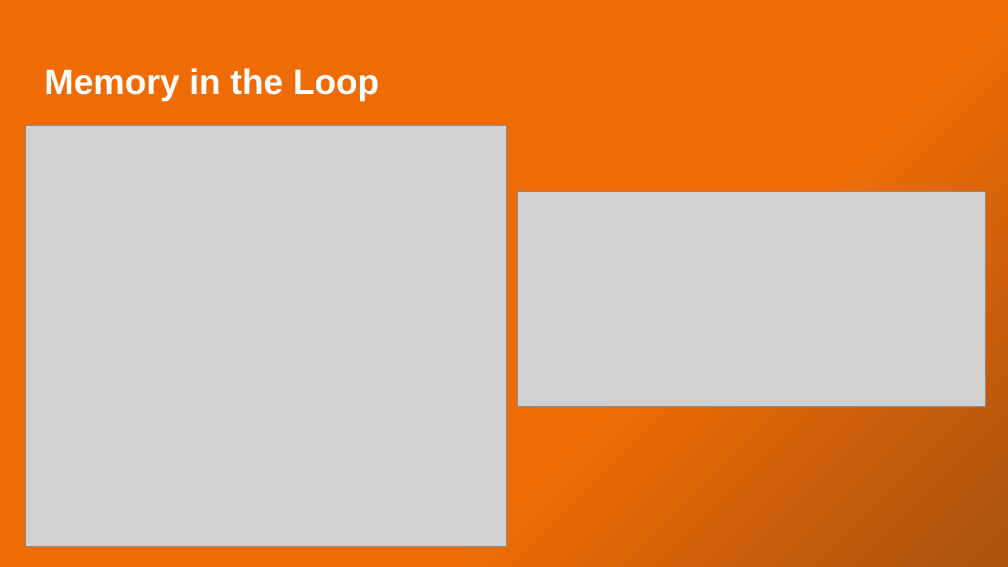
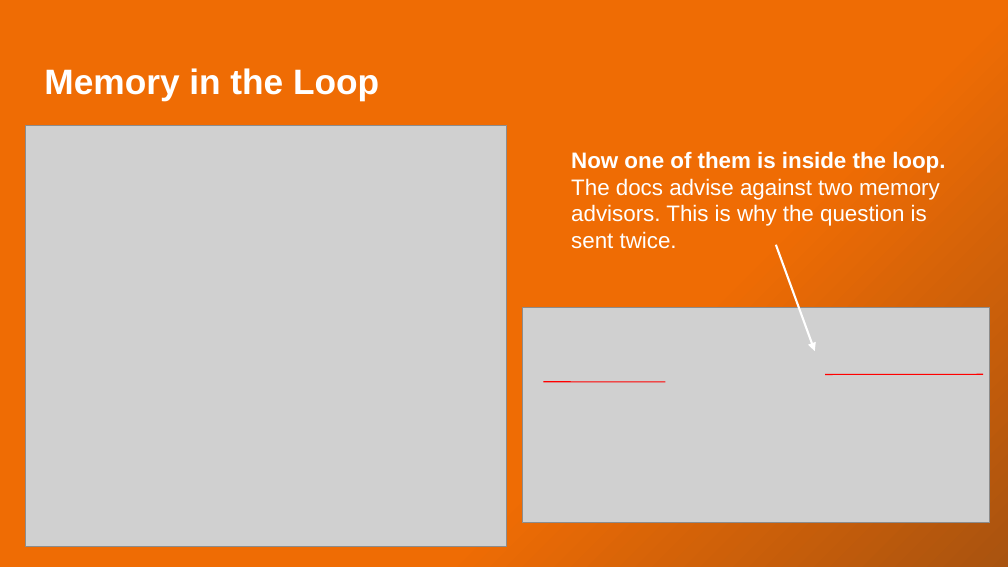
Before and after one commit to xkondix/ai-agents-JAVA-SPRING, a slide deck: slide 32 of presentations/The Agent Is a Loop .pptx. Drawn at 1008x567 pixels with LibreOffice and Linux fonts; fonts in the diff are those of the drawing; grey boxes stand for pictures. Boxes give left, top, right and bottom in pixels: in the first picture for what was removed or moved away, otherwise in the second. Text is boxed around its words. In the diff, an @@ line names an element or a change of style, - is before the commit and + after.

```diff
--- a/presentations/The Agent Is a Loop .pptx
+++ b/presentations/The Agent Is a Loop .pptx
@@ text added at <box>571,151,945,249</box>, 16 pt, text #FFFFFF @@
+Now one of them is inside the loop.
+The docs advise against two memory advisors. This is why the question is sent twice.
@@ arrow added from (776, 245) to (814, 351), #FFFFFF 1.5 pt @@
@@ picture: place and size @@
-picture at <box>518,192,986,407</box>
+picture at <box>522,307,990,523</box>
@@ line added from (543, 382) to (665, 382), #FF0000 0.75 pt @@
@@ line added from (826, 375) to (983, 374), #FF0000 0.75 pt @@
```
Also in this commit, not shown: 16 other slides changed, 2 slides added, 1 slide removed, 26 other files.
